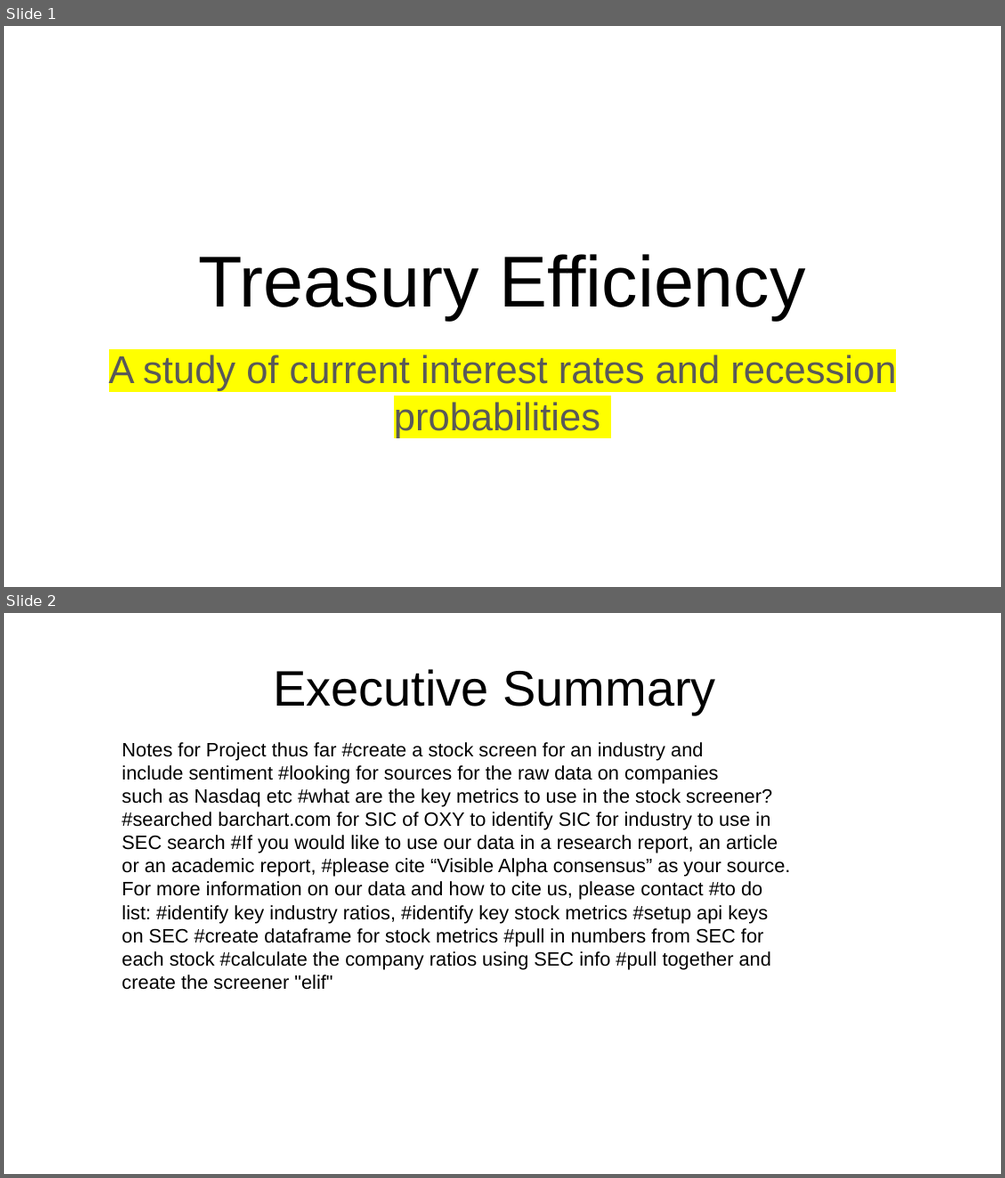
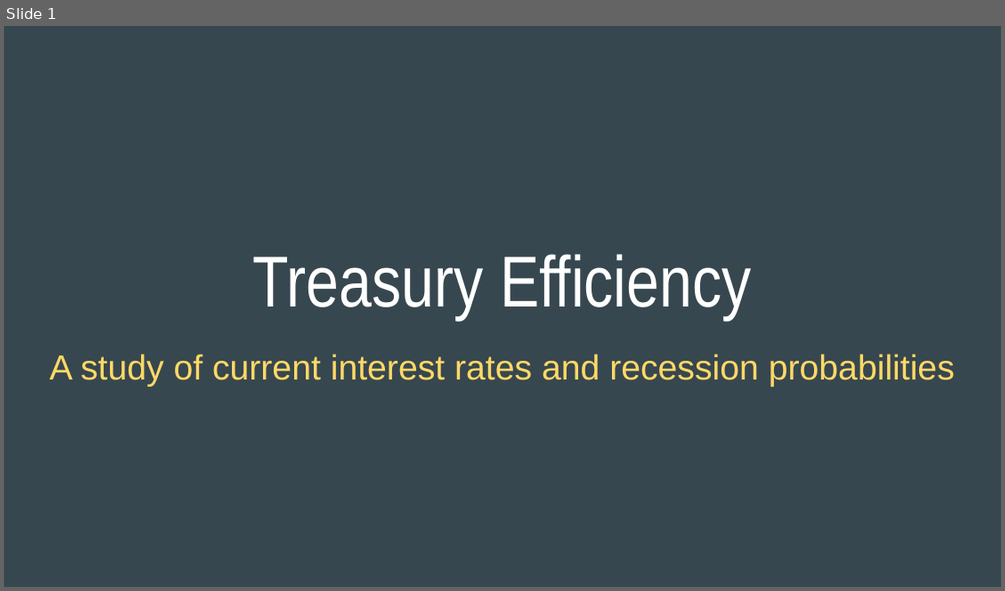
Before and after one commit to zeta1178/FinTech-Project1, a slide deck: FinTech_Project_1_Presentation.pptx. Shown one above the other, each under a label of ours: slides 1 and 2 before the commit, slide 1 after it. The pictures are 1005x1178 and 1005x591 pixels, drawn with LibreOffice and Linux fonts; fonts in the diff are those of the drawing. Boxes give left, top, right and bottom in pixels: in the first picture for what was removed or moved away, otherwise in the second. Text is boxed around its words. In the diff, an @@ line names an element or a change of style, - is before the commit and + after.

```diff
--- a/FinTech_Project_1_Presentation.pptx
+++ b/FinTech_Project_1_Presentation.pptx
@@ slide 2 removed at <box>4,613,1001,1174</box>, background #FFFFFF @@
@@ title removed at <box>273,669,716,714</box> @@
-Executive Summary
@@ text removed at <box>121,742,790,989</box> @@
-Notes for Project thus far #create a stock screen for an industry and
-include sentiment #looking for sources for the raw data on companies
-such as Nasdaq etc #what are the key metrics to use in the stock screener?
-#searched barchart.com for SIC of OXY to identify SIC for industry to use in
-SEC search #If you would like to use our data in a research report, an article
-or an academic report, #please cite “Visible Alpha consensus” as your source.
-For more information on our data and how to cite us, please contact #to do
-list: #identify key industry ratios, #identify key stock metrics #setup api keys
-on SEC #create dataframe for stock metrics #pull in numbers from SEC for
-each stock #calculate the company ratios using SEC info #pull together and
-create the screener "elif"
@@ slide 1 changed as well @@
@@ background #FFFFFF to #37474F @@
@@ title "Treasury Efficiency" at <box>253,254,752,319</box>: font Arial to Arial Narrow, text colour #000000 to #FFFFFF @@
@@ subtitle "A study of current interest ..." at <box>49,354,955,386</box>: size 28 to 25.2 pt, text colour #595959 to #FFD966, highlight #FFFF00 to none @@
```
Also in this commit, not shown: 5 other slides changed, 4 slides added, 1 other slide removed.
